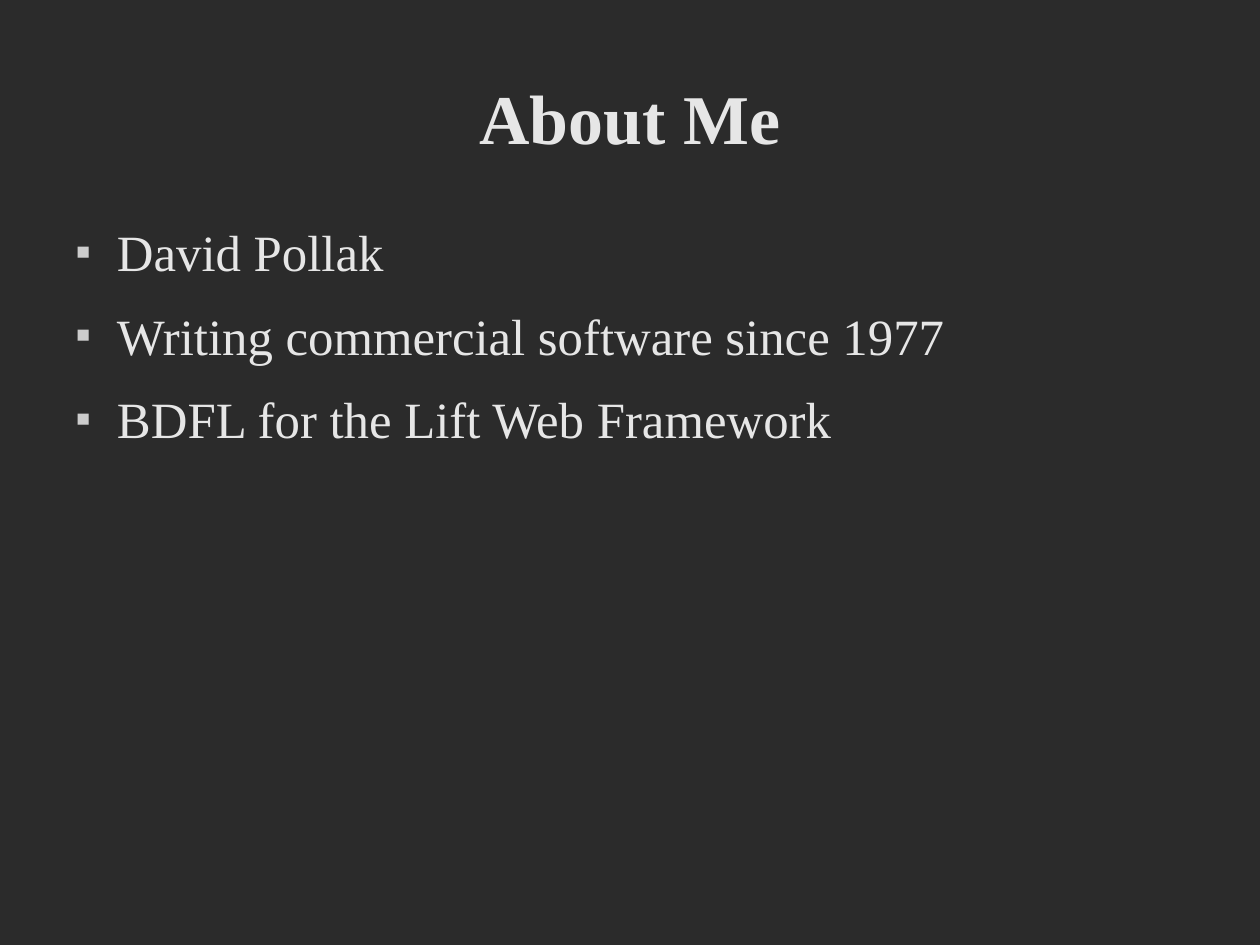
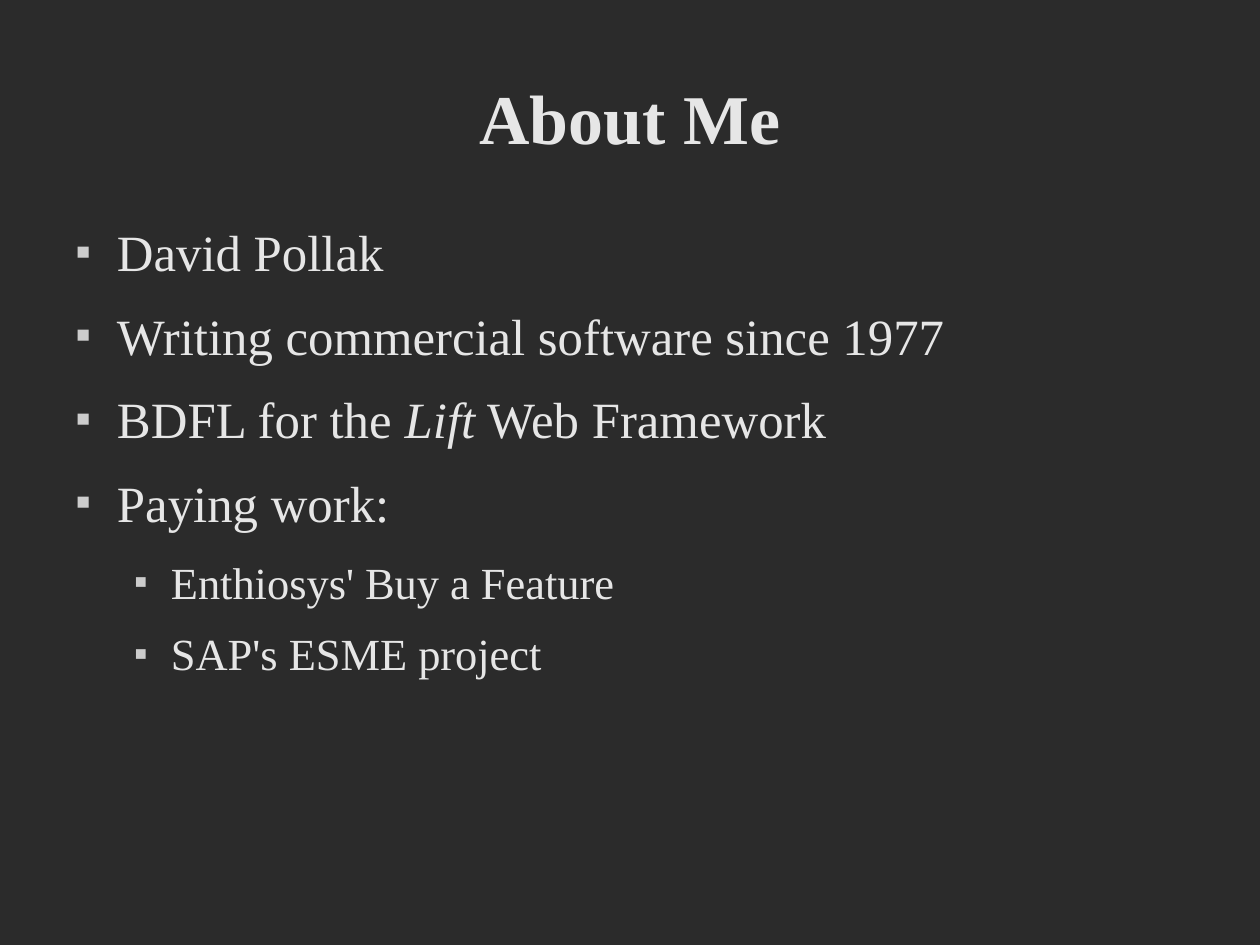
Before and after one commit to dpp/lift-samples, a slide deck: slide 2 of presentations/2008_dpp_CUFP/CUFP Preso.odp. Drawn at 1260x945 pixels with LibreOffice and Linux fonts; fonts in the diff are those of the drawing; background and template pictures are left out; a plain dark background stands for a picture behind light text. Boxes give left, top, right and bottom in pixels: in the first picture for what was removed or moved away, otherwise in the second. Text is boxed around its words. In the diff, an @@ line names an element or a change of style, - is before the commit and + after.

```diff
--- a/presentations/2008_dpp_CUFP/CUFP Preso.odp
+++ b/presentations/2008_dpp_CUFP/CUFP Preso.odp
@@ text at [117,402,826,449]: italic on in "Lift" @@
@@ text at [117,486,614,679]: paragraphs added @@
+■ Paying work:
+  ■ Enthiosys' Buy a Feature
+  ■ SAP's ESME project
```
Also in this commit, not shown: 1 other slide changed, 11 slides added, 1 slide removed, 14 other files.
